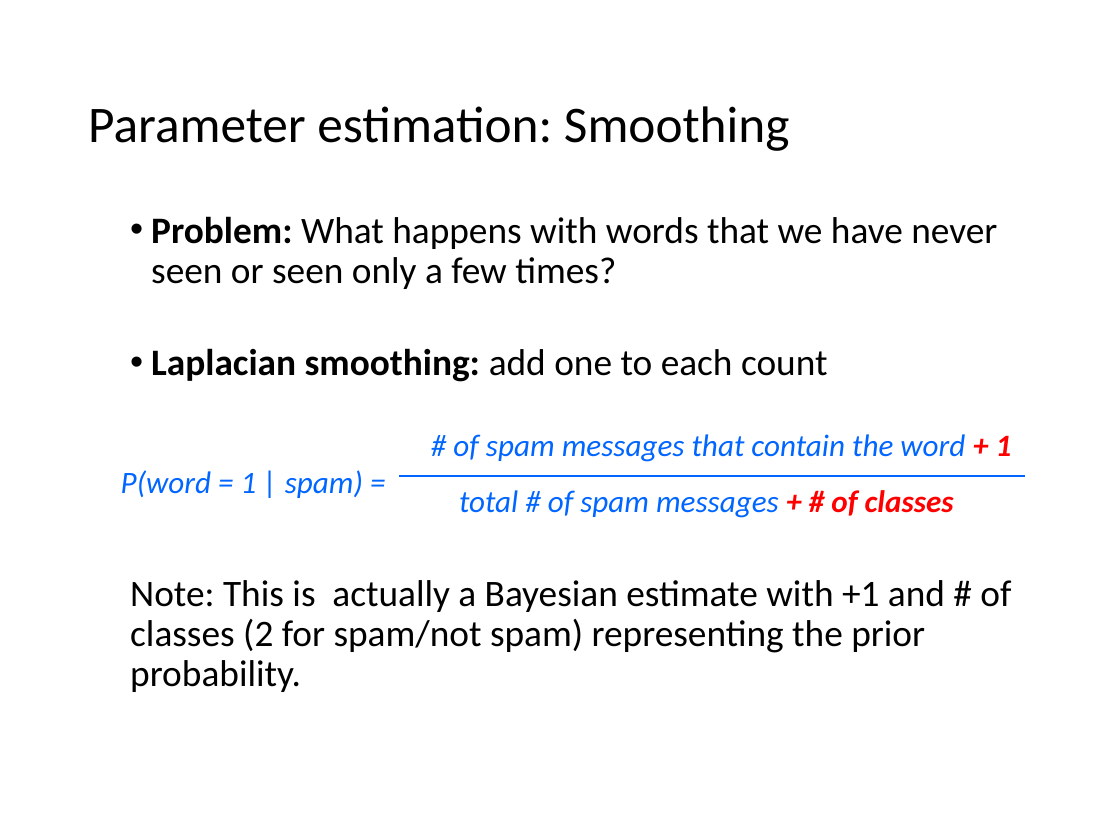
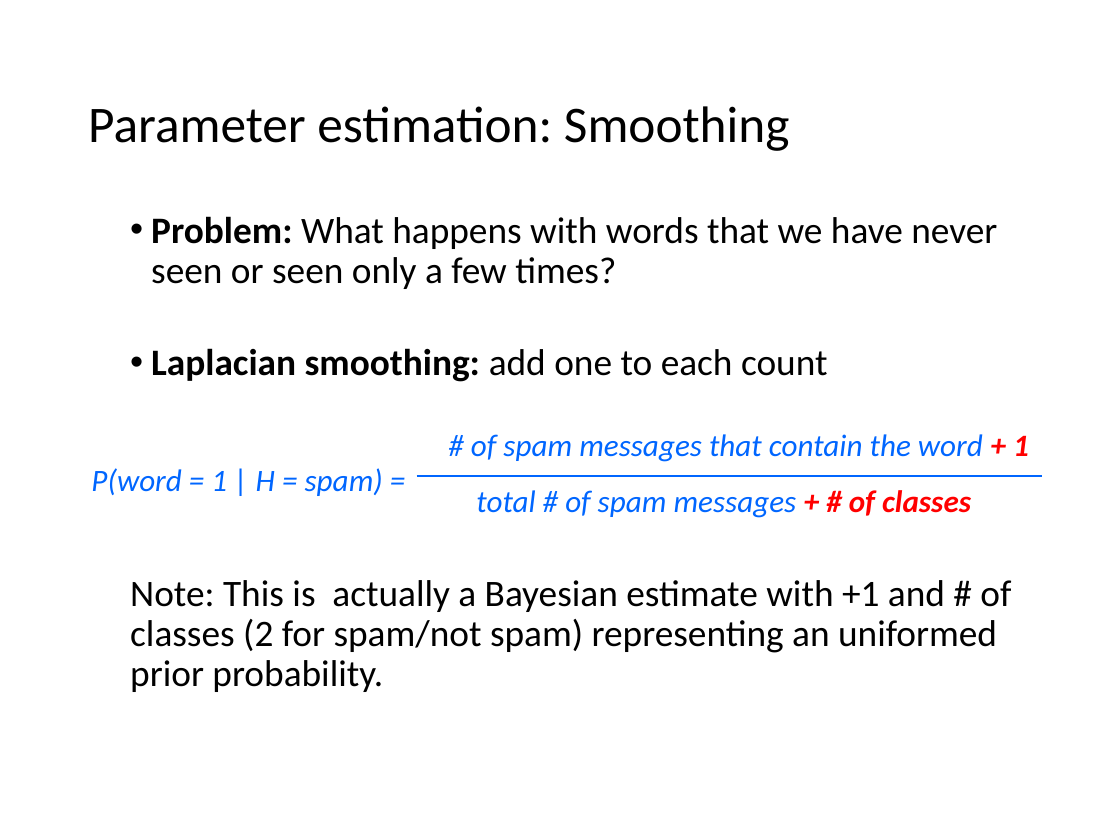
Before and after one commit to mhahsler/CS7320-AI, a slide deck: slide 46 of slides/12_uncertainty.pptx. Drawn at 1120x840 pixels with LibreOffice and Linux fonts; fonts in the diff are those of the drawing. Boxes give left, top, right and bottom in pixels: in the first picture for what was removed or moved away, otherwise in the second. Text is boxed around its words. In the diff, an @@ line names an element or a change of style, - is before the commit and + after.

```diff
--- a/slides/12_uncertainty.pptx
+++ b/slides/12_uncertainty.pptx
@@ text "# of spam messages that ...": place and size @@
-text "# of spam messages that ..." at bbox=[453, 434, 1012, 462]
+text "# of spam messages that ..." at bbox=[471, 434, 1029, 462]
@@ text at bbox=[91, 468, 383, 496]: text changed @@
-P(word = 1 | spam) =
+P(word = 1 | H = spam) =
@@ line moved from (400, 476) - (1025, 476) to (417, 476) - (1042, 476) @@
@@ text "total # of spam messages ...": place and size @@
-text "total # of spam messages ..." at bbox=[459, 490, 954, 518]
+text "total # of spam messages ..." at bbox=[476, 490, 971, 518]
@@ text at bbox=[130, 580, 1011, 692]: text changed @@
-  Note: This is actually a Bayesian estimate with +1 and # of classes (2 for spam/not spam) representing the prior probability.
+  Note: This is actually a Bayesian estimate with +1 and # of classes (2 for spam/not spam) representing an uniformed prior probability.
```
Also in this commit, not shown: 14 other slides changed, 1 other file.
